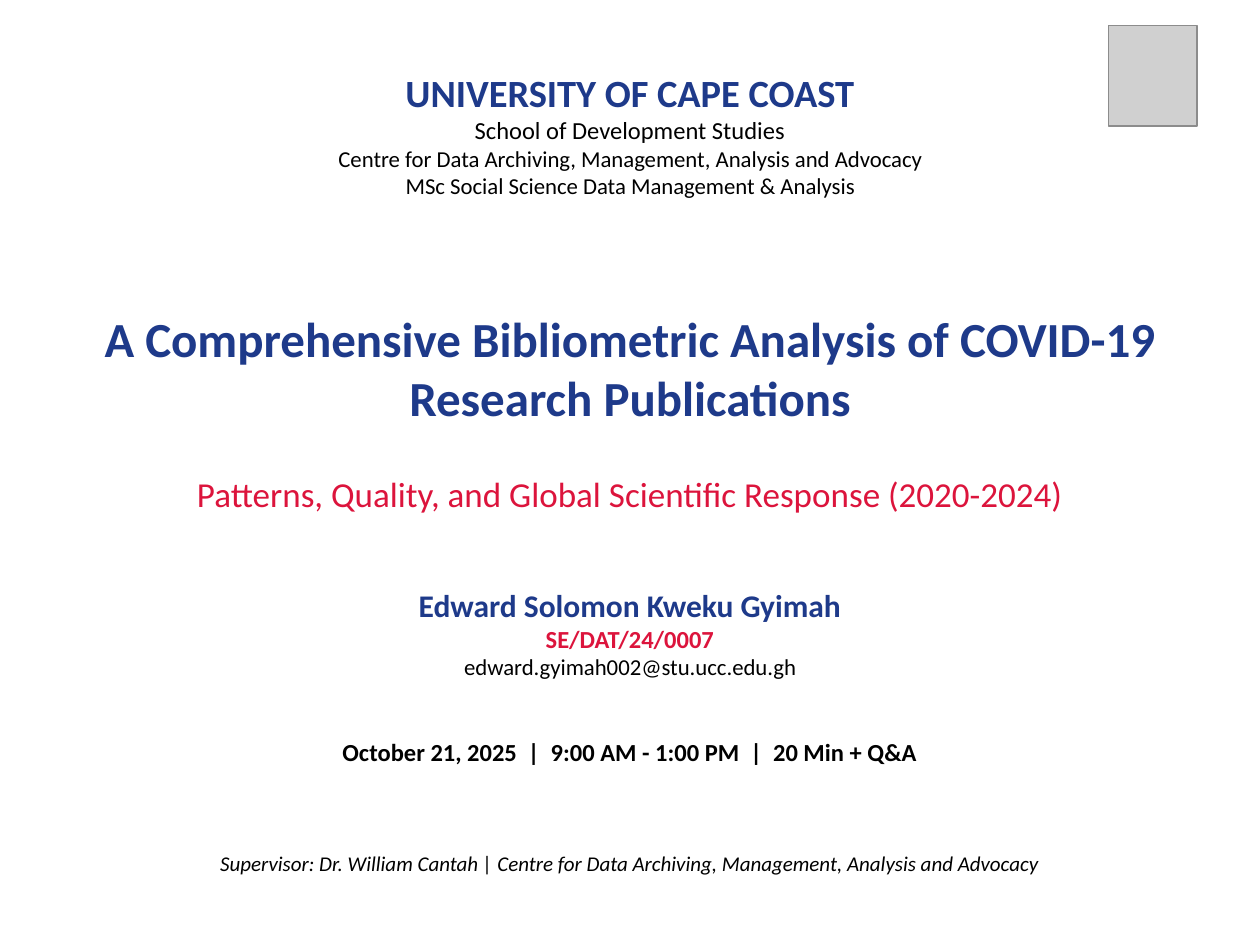
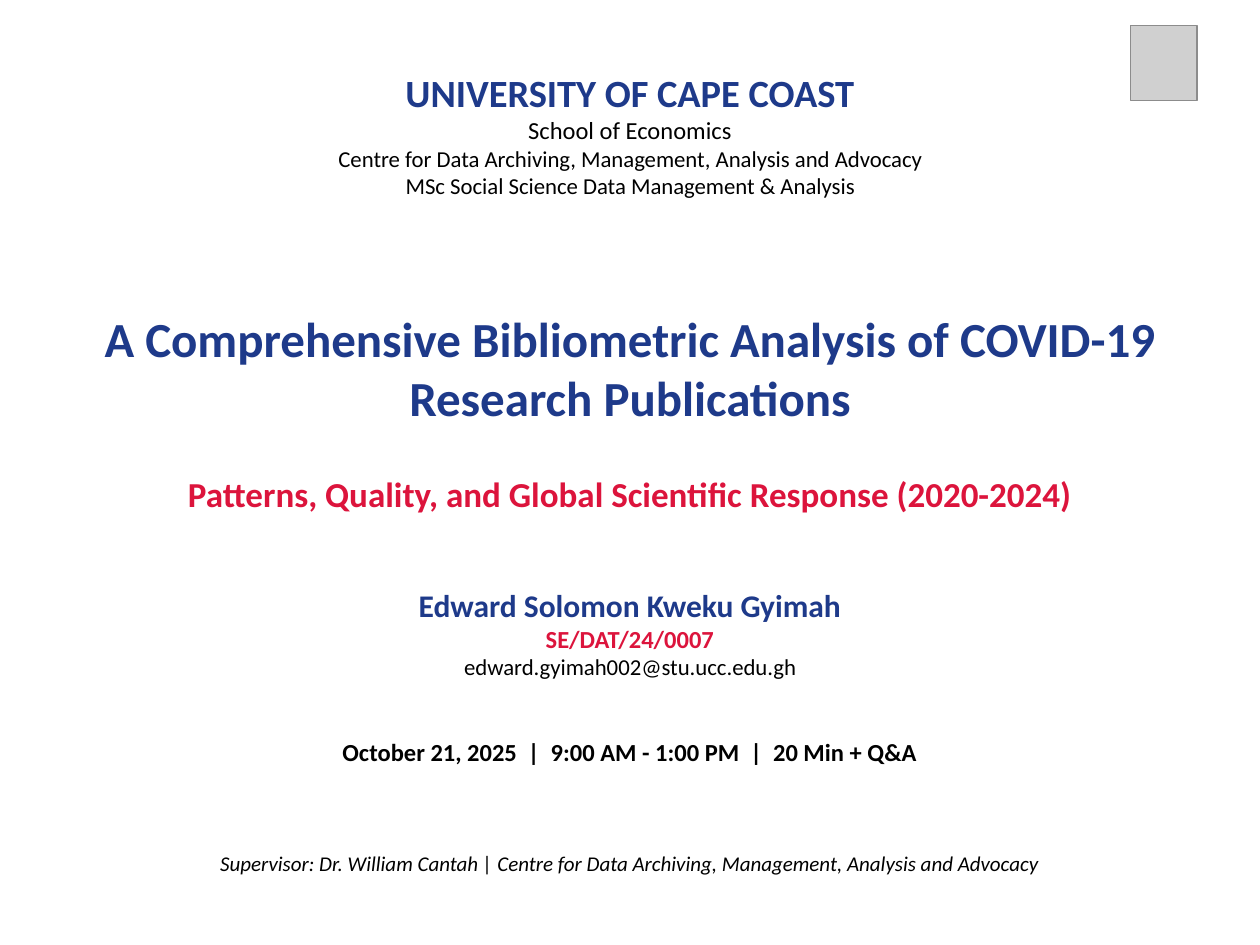
Before and after one commit to eskgyimah/Capstone, a slide deck: slide 1 of PRESENTATION/CAPSTONE_PRESENTATION.pptx. Drawn at 1260x945 pixels with LibreOffice and Linux fonts; fonts in the diff are those of the drawing; grey boxes stand for pictures. Boxes give left, top, right and bottom in pixels: in the first picture for what was removed or moved away, otherwise in the second. Text is boxed around its words. In the diff, an @@ line names an element or a change of style, - is before the commit and + after.

```diff
--- a/PRESENTATION/CAPSTONE_PRESENTATION.pptx
+++ b/PRESENTATION/CAPSTONE_PRESENTATION.pptx
@@ picture: place and size @@
-picture at bbox=[1109, 25, 1197, 126]
+picture at bbox=[1130, 25, 1197, 101]
@@ text at bbox=[528, 122, 732, 140]: text changed @@
-School of Development Studies
+School of Economics
@@ text "Patterns, Quality, and Global Scientific ..." at bbox=[188, 481, 1071, 513]: bold on @@
```
Also in this commit, not shown: 9 other slides changed.
